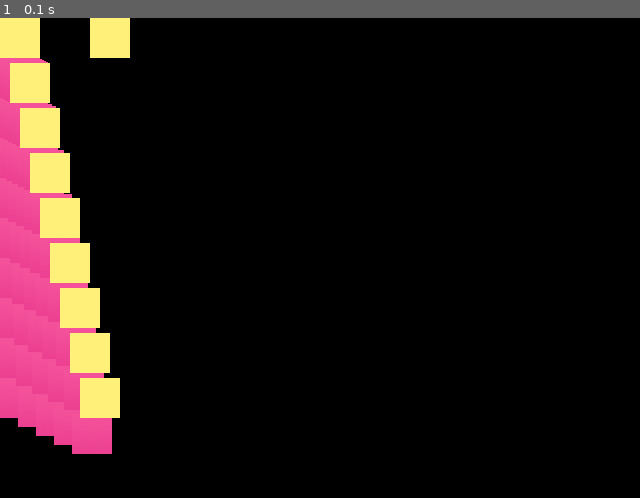
Above: before the commit, frame 1.
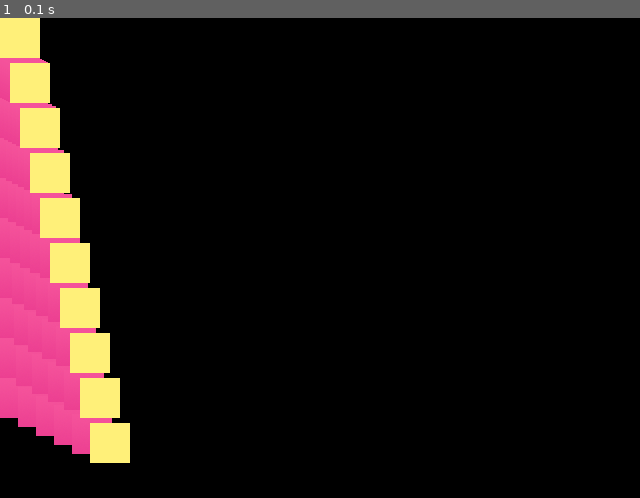
Above: after the commit, the same moment.

Repository: randomgamers/ld40-setup
Game: pygame game, started from ld40_setup/pygame_examples/moveit.py
The game is run twice, just before and just after one commit, with the same random seed, the same clock (stepped at 60 frames per second) and the same inputs.
Inputs:
- Up to frame 1 (0.1 s): no input

The runs differ from the first frame. In frame 1, 1.0% of the frame differs, in the area x 14-21%, y 0-93%.

Commit message:
Make MoveIt Pretty

Diff:
--- a/ld40_setup/pygame_examples/moveit.py
+++ b/ld40_setup/pygame_examples/moveit.py
@@ -4,8 +4,6 @@
 import sys
 
 from ld40_setup.utils import load_image
-
-
 
 class GameObject:
     def __init__(self, image, height, speed):
@@ -15,12 +13,11 @@
 
     def move(self):
         self.pos = self.pos.move(self.speed * 2, self.speed)
-        if self.pos.right > 600:
+        if self.pos.right > 640:
             self.pos.left = 0
 
-        if self.pos.bottom > 440:
+        if self.pos.bottom > 480:
             self.pos.top = 0
-
 
 if __name__ == '__main__':
     pygame.init()
